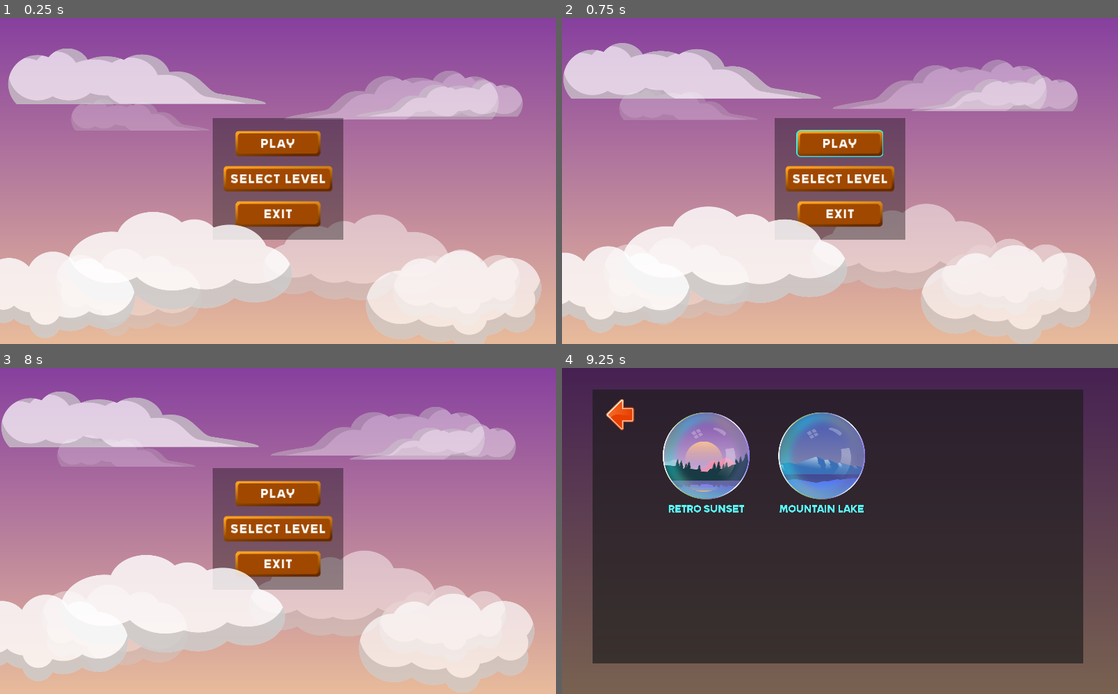
Above: before the commit, frames 1-4 (two rows, left to right).
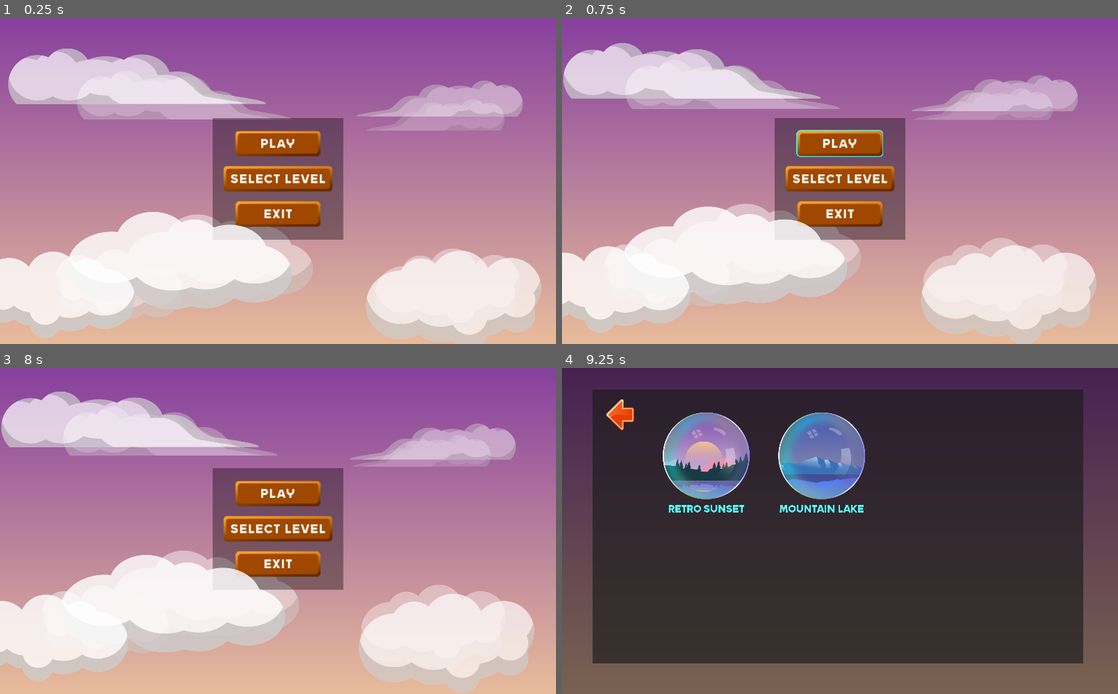
Above: after the commit, the same moments.

Repository: gruntworks/breakout
Game: Godot game, scene res://scenes/MainMenu.tscn
Same seed, same stepped clock (60 frames per second), same inputs: the game is played once before the commit and once after it. Sound files missing from this copy of the repository are replaced by a short silence.
Inputs (mouse positions are in pixels of both pictures, inside the frame that each line leads up to):
- Up to frame 1 (0.25 s): no input
- Up to frame 2 (0.75 s): click "PLAY" at 0.5 s
- Up to frame 3 (8 s): click "PLAY" at 1.25 s; tap Enter at 2, 4.25 s; move the mouse to (400, 514) at 2.02 s; hold Right (ui_right) 2.03-2.78 s; move the mouse to (166, 547) at 2.77 s; hold Left (ui_left) 2.78-3.53 s; tap Space at 3.5, 5 s; move the mouse to (333, 459) at 3.52 s; hold Right (ui_right) 3.53-5.03 s; move the mouse to (250, 596) at 4.27 s; move the mouse to (444, 579) at 5.02 s; hold Left (ui_left) 5.03-7.25 s; move the mouse to (111, 482) at 5.77 s; move the mouse to (305, 531) at 6.52 s; click "MAIN MENU" at 7.25 s
- Up to frame 4 (9.25 s): move the mouse to (756, 449) at 8.02 s; hold Right (ui_right) 8.03-8.75 s; click "SELECT LEVEL" at 8.75 s

The runs differ from the first frame. In frame 1, 9.6% of the frame differs, in the area x 12-92%, y 16-92%; in frame 2, 8.8%; in frame 3, 8.8%; in frame 4, nothing differs.

Commit message:
Fixes memory leak on scene change

Diff:
--- a/autoload/scene_loader.gd
+++ b/autoload/scene_loader.gd
@@ -1,15 +1,12 @@
 extends Node
 
 var current_level: int = 1
-var total_scene_levels: int = 2
+const TOTAL_LEVELS = 2
 
 func level_up() -> void:
-	if current_level <= total_scene_levels:
+	if current_level <= TOTAL_LEVELS:
 		current_level += 1
 
 func get_level() -> Node:
-	if current_level > total_scene_levels:
-		return null
-	else:
-		var level = load("res://levels/level_" + str(current_level) + ".tscn")
-		return level.instance()
+	var level = load("res://levels/level_" + str(current_level) + ".tscn")
+	return level.instance()
--- a/project.godot
+++ b/project.godot
@@ -26,7 +26,6 @@
 
 [display]
 
-window/size/fullscreen=true
 window/stretch/mode="2d"
 
 [gdnative]
--- a/scenes/MainMenu.tscn
+++ b/scenes/MainMenu.tscn
@@ -1,28 +1,28 @@
 [gd_scene load_steps=13 format=2]
 
-[ext_resource path="res://assets/button_background.png" type="Texture" id=1]
-[ext_resource path="res://assets/Steinberg.ttf" type="DynamicFontData" id=2]
-[ext_resource path="res://assets/button_background_hover.png" type="Texture" id=3]
-[ext_resource path="res://scripts/main_menu.gd" type="Script" id=4]
-[ext_resource path="res://scenes/FadeIn.tscn" type="PackedScene" id=5]
-[ext_resource path="res://assets/backgrounds/cloud_bg.png" type="Texture" id=6]
-[ext_resource path="res://assets/sound/retro_hover.wav" type="AudioStream" id=7]
-[ext_resource path="res://assets/sound/select_click.wav" type="AudioStream" id=8]
-[ext_resource path="res://assets/backgrounds/clouds.png" type="Texture" id=9]
-[ext_resource path="res://assets/button2_background.png" type="Texture" id=10]
-[ext_resource path="res://assets/button2_background_hover.png" type="Texture" id=11]
+[ext_resource path="res://scripts/main_menu.gd" type="Script" id=1]
+[ext_resource path="res://assets/backgrounds/cloud_bg.png" type="Texture" id=2]
+[ext_resource path="res://assets/backgrounds/clouds.png" type="Texture" id=3]
+[ext_resource path="res://assets/button_background.png" type="Texture" id=4]
+[ext_resource path="res://assets/button_background_hover.png" type="Texture" id=5]
+[ext_resource path="res://assets/Steinberg.ttf" type="DynamicFontData" id=6]
+[ext_resource path="res://assets/button2_background.png" type="Texture" id=7]
+[ext_resource path="res://assets/button2_background_hover.png" type="Texture" id=8]
+[ext_resource path="res://scenes/FadeIn.tscn" type="PackedScene" id=9]
+[ext_resource path="res://assets/sound/retro_hover.wav" type="AudioStream" id=10]
+[ext_resource path="res://assets/sound/select_click.wav" type="AudioStream" id=11]
 
 [sub_resource type="DynamicFont" id=1]
 size = 24
 use_filter = true
 extra_spacing_top = 4
 extra_spacing_char = 2
-font_data = ExtResource( 2 )
+font_data = ExtResource( 6 )
 
 [node name="MainMenu" type="Control"]
 anchor_right = 1.0
 anchor_bottom = 1.0
-script = ExtResource( 4 )
+script = ExtResource( 1 )
 __meta__ = {
 "_edit_use_anchors_": false
 }
@@ -51,9 +51,8 @@
 margin_bottom = 1023.0
 rect_scale = Vector2( 0.506, 0.527 )
 mouse_filter = 2
-texture = ExtResource( 9 )
+texture = ExtResource( 3 )
 stretch_mode = 5
-flip_h = true
 __meta__ = {
 "_edit_use_anchors_": false
 }
--- a/scripts/ball.gd
+++ b/scripts/ball.gd
@@ -25,3 +25,4 @@
 
 func _on_VisibilityNotifier2D_screen_exited() -> void:
 	emit_signal("out_of_screen")
+	queue_free()
--- a/scripts/game_over_menu.gd
+++ b/scripts/game_over_menu.gd
@@ -68,7 +68,7 @@
 	$Menu.show()
 	$Menu/CenterLabel/LevelPassed.show()
 
-	if LOADER.current_level == LOADER.total_scene_levels:
+	if LOADER.current_level == LOADER.TOTAL_LEVELS:
 		$Menu/CenterContainer/VBoxContainer/NextLevelButton.hide()
 		$Menu/CenterLabel/LevelPassed.text = "Game Completed"
 	else:
--- a/scripts/main.gd
+++ b/scripts/main.gd
@@ -25,11 +25,10 @@
 	#Remove all scenes from levels
 	LOADER.level_up()
 	for level in $Levels.get_children():
-		$Levels.remove_child(level)
-		level.free()
+		level.queue_free()
 
 	#Load next level and append
-	if LOADER.get_level() != null:
+	if LOADER.current_level <= LOADER.TOTAL_LEVELS:
 		$Levels.add_child(LOADER.get_level())
 	else:
 		LOADER.current_level = 1
Not shown: 5 places in scenes/MainMenu.tscn that only renumber resources
